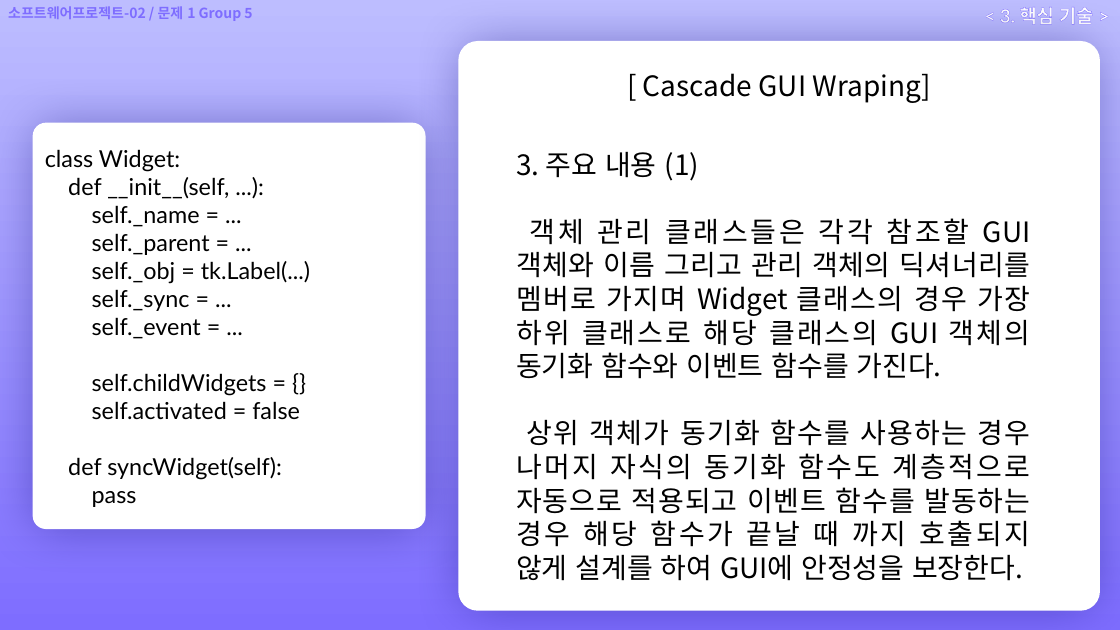
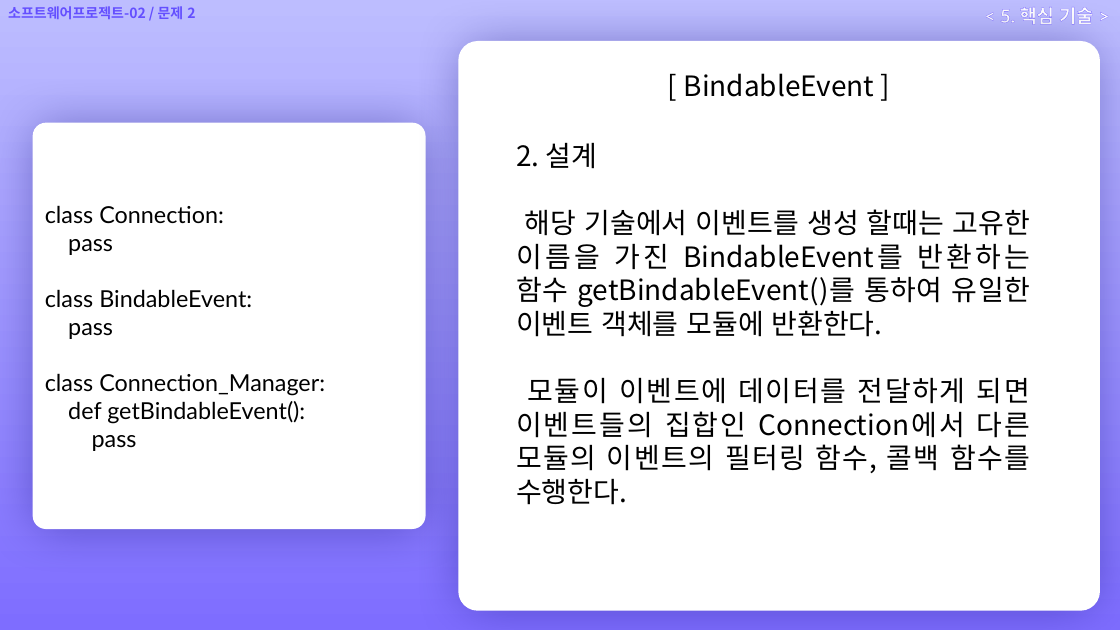
Before and after one commit to Ovie-hex/Software-Project-P2-Sort1055, a slide deck: slide 13 of [문제 2] 문서 기록/[문제 2] 발표자료 탬플릿 [20231055 정유운].pptx (slide 15 before the commit). Drawn at 1120x630 pixels with LibreOffice and Linux fonts; fonts in the diff are those of the drawing; background and template pictures are left out. Boxes give left, top, right and bottom in pixels: in the first picture for what was removed or moved away, otherwise in the second. Text is boxed around its words. In the diff, an @@ line names an element or a change of style, - is before the commit and + after.

```diff
--- a/[문제 2] 문서 기록/[문제 2] 발표자료 탬플릿 [20231055 정유운].pptx
+++ b/[문제 2] 문서 기록/[문제 2] 발표자료 탬플릿 [20231055 정유운].pptx
@@ text at [8,6,195,19]: text changed; text colour #7E6DFF to #644FFF @@
-소프트웨어프로젝트-02 / 문제 1 Group 5
+소프트웨어프로젝트-02 / 문제 2
@@ text at [1000,8,1093,25]: text changed @@
-< 3. 핵심 기술 >
+< 5. 핵심 기술 >
@@ text at [684,73,875,97]: text changed @@
-[ Cascade GUI Wraping]
+[ BindableEvent ]
@@ text at [516,142,1031,505]: text changed @@
-3. 주요 내용 (1)
-객체 관리 클래스들은 각각 참조할 GUI 객체와 이름 그리고 관리 객체의 딕셔너리를 멤버로 가지며 Widget 클래스의 경우 가장 하위 클래스로 해당 클래스의 GUI 객체의 동기화 함수와 이벤트 함수를 가진다.
-상위 객체가 동기화 함수를 사용하는 경우 나머지 자식의 동기화 함수도 계층적으로 자동으로 적용되고 이벤트 함수를 발동하는 경우 해당 함수가 끝날 때 까지 호출되지 않게 설계를 하여 GUI에 안정성을 보장한다.
+2. 설계
+해당 기술에서 이벤트를 생성 할때는 고유한 이름을 가진 BindableEvent를 반환하는 함수 getBindableEvent()를 통하여 유일한 이벤트 객체를 모듈에 반환한다.
+모듈이 이벤트에 데이터를 전달하게 되면 이벤트들의 집합인 Connection에서 다른 모듈의 이벤트의 필터링 함수, 콜백 함수를 수행한다.
@@ text in rounded rectangle at [45,205,224,224]: text changed @@
-class Widget:
-def __init__(self, ...):
-self._name = ...
-self._parent = ...
-self._obj = tk.Label(...)
-self._sync = ...
-self._event = ...
-self.childWidgets = {}
-self.activated = false
-def syncWidget(self):
+class Connection:
@@ text in rounded rectangle at [45,289,325,451]: paragraphs added @@
+class BindableEvent:
+pass
+class Connection_Manager:
+def getBindableEvent():
+pass
```
Also in this commit, not shown: 7 other slides changed, 10 slides added, 7 slides removed, 7 other files.
